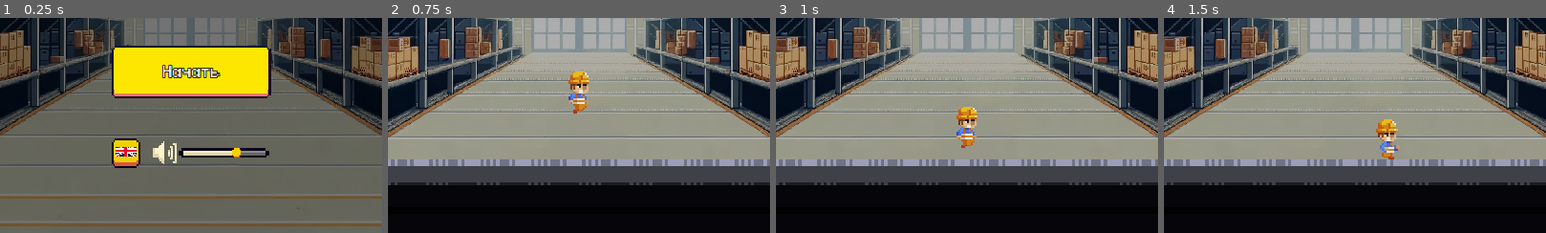
Above: before the commit, frames 1-4 (left to right).
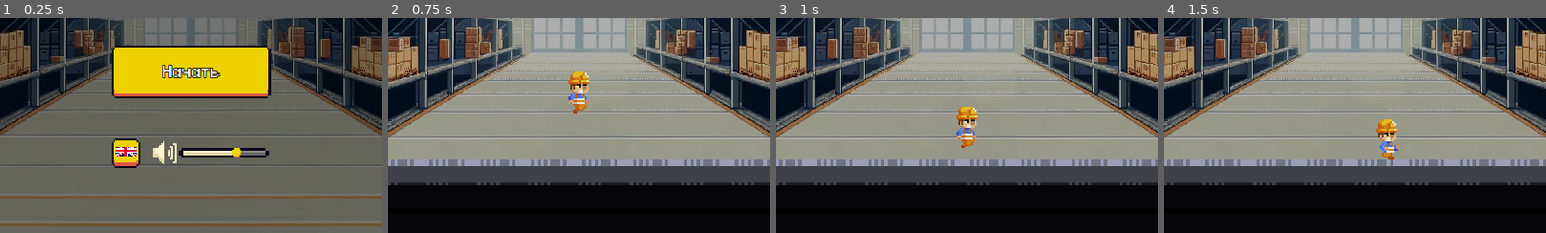
Above: after the commit, the same moments.

Repository: Omisse/StackAttack
Game: Godot game, scene res://UI/UIScenes/MainMenuUI.tscn
Same seed, same stepped clock (60 frames per second), same inputs: the game is played once before the commit and once after it. Sound files missing from this copy of the repository are replaced by a short silence.
Inputs (mouse positions are % of the whole screen's width and height, from its top left):
- Up to frame 1 (0.25 s): no input
- Up to frame 2 (0.75 s): click "Начать" at 0.5 s
- Up to frame 3 (1 s): no input
- Up to frame 4 (1.5 s): move the mouse to (72, 45) at 1.27 s; hold D (MoveRight) from 1.28 s (still down); click (72, 45) at 1.42 s
The pictures show only the part of the screen within x 25-75%, y 50-100%; the shares and areas given below are measured in that part.

The runs differ from the first frame. In frame 1, 0.5% of the frame differs, in the area x 29-71%, y 33-37%; in frame 2, nothing differs; in frame 3, nothing differs; in frame 4, nothing differs.
Error in both runs: Invalid access to property or key 'YaGames' on a base object of type 'null instance'. (res://YandexSDK/YandexGamesScript.gd:141)

Commit message:
ads in main menu, faster restart button, leaderboard fix

Diff:
--- a/Audio/Audio.tscn
+++ b/Audio/Audio.tscn
@@ -9,7 +9,7 @@
 [ext_resource type="AudioStream" uid="uid://c5awvbgj4d1td" path="res://Audio/Sounds/explosion.wav" id="7_rorlg"]
 [ext_resource type="AudioStream" uid="uid://b2uvffm13enje" path="res://Audio/Sounds/jump.ogg" id="8_ml57q"]
 [ext_resource type="AudioStream" uid="uid://cslvv5uqpkb4p" path="res://Audio/Sounds/landing.ogg" id="9_gslrl"]
-[ext_resource type="AudioStream" uid="uid://2tot31d5w2ea" path="res://Audio/Sounds/lose.wav" id="10_dm4j3"]
+[ext_resource type="AudioStream" uid="uid://bni074m1afxx7" path="res://Audio/Sounds/lose2.wav" id="10_grbkw"]
 [ext_resource type="AudioStream" uid="uid://83ubu6k4let1" path="res://Audio/Sounds/steps.ogg" id="11_yy7l7"]
 
 [node name="Audio" type="Node"]
@@ -59,7 +59,7 @@
 bus = &"Player"
 
 [node name="Lose" type="AudioStreamPlayer" parent="."]
-stream = ExtResource("10_dm4j3")
+stream = ExtResource("10_grbkw")
 volume_db = -35.0
 bus = &"Level"
 
--- a/UI/Scripts/LoseMenu.gd
+++ b/UI/Scripts/LoseMenu.gd
@@ -2,11 +2,7 @@
 
 class_name LoseUI
 
-signal retry
-
-
 @export var levelController: LevelController
-@export var adv_time: float = 1.25
 
 @onready var retryButton: Button = %Retry
 @onready var scoreLabel: Label = %Score
@@ -27,19 +23,16 @@
 	visible = true
 	scoreLabel.text = tr("SCORE") % levelController.score
 	highScoreLabel.text = tr("HIGHSCORE") % highscore
+	get_tree().paused = true
 	await _ad_coroutine()
 
 
 func _ad_coroutine():
 	retryButton.visible = false
-	get_tree().paused = true
-	await get_tree().create_timer(adv_time, true, false, true).timeout
-	Yandex.showFullscreenAdv("fullscreenAdv_on_lose")
 	if levelController.loseSound.playing:
 		await levelController.loseSound.finished
 	Audio.stop_all_but_bg()
-	if Yandex.current_fullscreen_ad_name != "":
-		await Yandex._showFullscreenAdv
+	await Yandex.showFullscreenAdv("fullscreenAdv_on_lose")
 	retryButton.visible = true
 	retryButton.grab_focus()
 
--- a/UI/Scripts/MainMenuUI.gd
+++ b/UI/Scripts/MainMenuUI.gd
@@ -11,6 +11,7 @@
 @onready var languageButton: Button = %LanguageButton
 @onready var soundToggler: TextureButton = %MuteButton
 @onready var soundSlider: Slider = %Volume
+@onready var menuLayout: VBoxContainer = %MenuLayoutContainer
 
 func _ready() -> void:
 	soundSlider.value = Audio.masterVolume
@@ -31,8 +32,17 @@
 		await Yandex._initGame
 		Yandex.on_ready()
 
+	await _ad_coroutine()
+
 	if !ScoreStorage.isInitialised:
 		await ScoreStorage.initPlayerScore()
+
+
+func _ad_coroutine():
+	menuLayout.visible = false
+	Audio.stop_all_but_bg()
+	await Yandex.showFullscreenAdv("fullscreenAdv_menu")
+	menuLayout.visible = true
 
 
 func _on_play_pressed():
--- a/UI/UIScenes/MainMenuUI.tscn
+++ b/UI/UIScenes/MainMenuUI.tscn
@@ -75,6 +75,7 @@
 vertical_alignment = 1
 
 [node name="MenuLayoutContainer" type="VBoxContainer" parent="VBoxContainer"]
+unique_name_in_owner = true
 auto_translate_mode = 1
 layout_mode = 2
 size_flags_vertical = 3
--- a/YandexSDK/YandexGamesScript.gd
+++ b/YandexSDK/YandexGamesScript.gd
@@ -156,6 +156,9 @@
 # https://yandex.ru/dev/games/doc/en/sdk/sdk-adv
 #region showFullscreenAdv()
 func showFullscreenAdv(ad_name:String):
+	if is_initGame == false:
+		_showFullscreenAdv.emit(false, ad_name)
+		return
 	var js_dictionary:JavaScriptObject = null
 	var js_dictionary_2:JavaScriptObject = null
 	js_dictionary = JavaScriptBridge.create_object("Object")
@@ -435,7 +438,7 @@
 	js_ysdk.isAvailableMethod('leaderboards.setLeaderboardScore').then(js_callback_isAvailableMethod)
 	await _isAvailableMethod
 	if _current_isAvailableMethod_result == true:
-		js_ysdk_lb.setLeaderboardScore(leaderboardName, score)
+		js_ysdk_lb.setLeaderboardScore(leaderboardName, JavaScriptBridge.eval('%s'%[score]))
 		if _print_debug: print("%s setLeaderboardScore() js_ysdk_lb.setLeaderboardScore(leaderboardName:%s, score:%s) request"%[_print, leaderboardName, score])
 	elif _print_debug: print("%s setLeaderboardScore() js_ysdk_lb.setLeaderboardScore(leaderboardName:%s, score:%s) isAvailableMethod('leaderboards.setLeaderboardScore') == false"%[_print, leaderboardName, score])
 
Not shown, added: Audio/Sounds/lose2.wav.import
Not shown: 3 places in UI/UIResources/Style/GameTheme.tres that only renumber resources
Not shown, added: Audio/Sounds/lose2.wav
